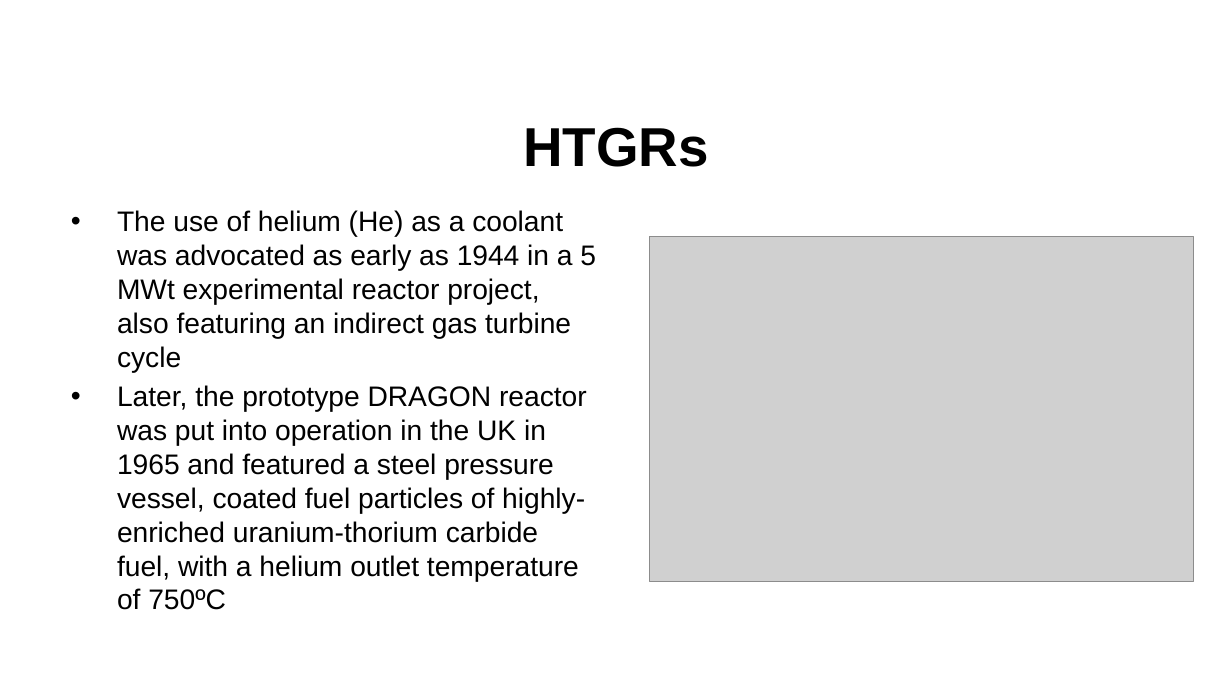
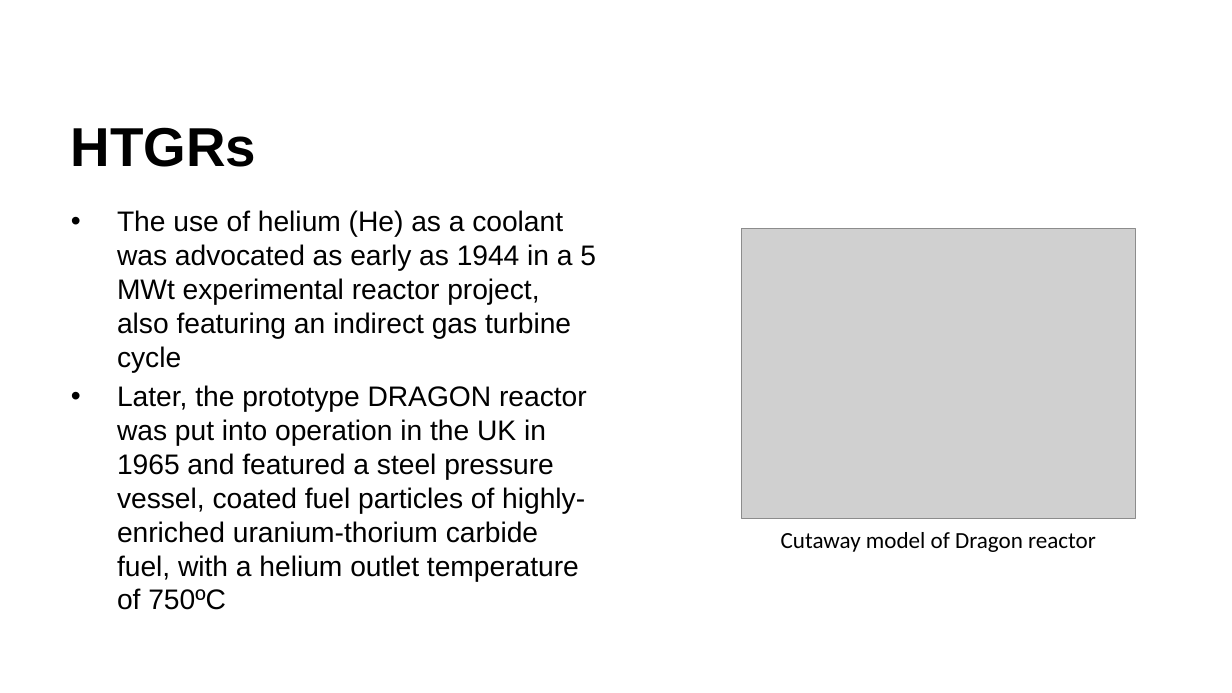
Before and after one commit to benbeeler/TEACHING, a slide deck: slide 4 of Advanced Reactor Materials/Fall2025/Lec2_TRISO.pptx. Drawn at 1232x693 pixels with LibreOffice and Linux fonts; fonts in the diff are those of the drawing; grey boxes stand for pictures; background and template pictures are left out. Boxes give left, top, right and bottom in pixels: in the first picture for what was removed or moved away, otherwise in the second. Text is boxed around its words. In the diff, an @@ line names an element or a change of style, - is before the commit and + after.

```diff
--- a/Advanced Reactor Materials/Fall2025/Lec2_TRISO.pptx
+++ b/Advanced Reactor Materials/Fall2025/Lec2_TRISO.pptx
@@ title "HTGRs" at (71, 127, 257, 167): alignment centre to left @@
@@ picture: place and size @@
-picture at (649, 237, 1193, 581)
+picture at (742, 228, 1136, 518)
@@ text added at (781, 532, 1096, 552), 18 pt, text #000000 @@
+Cutaway model of Dragon reactor
```
Also in this commit, not shown: 6 other slides changed, 1 slide added, 6 other files.
